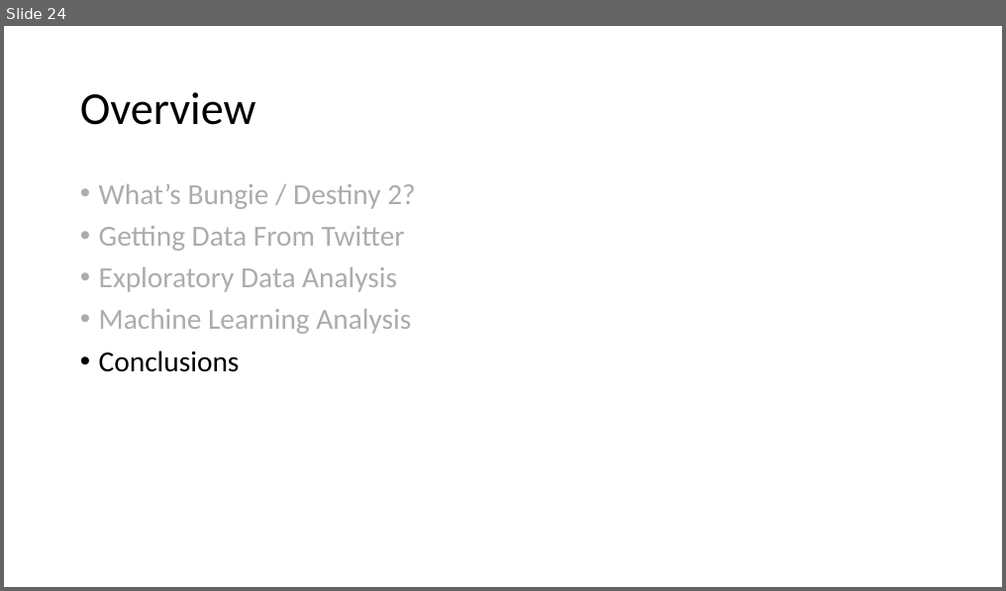
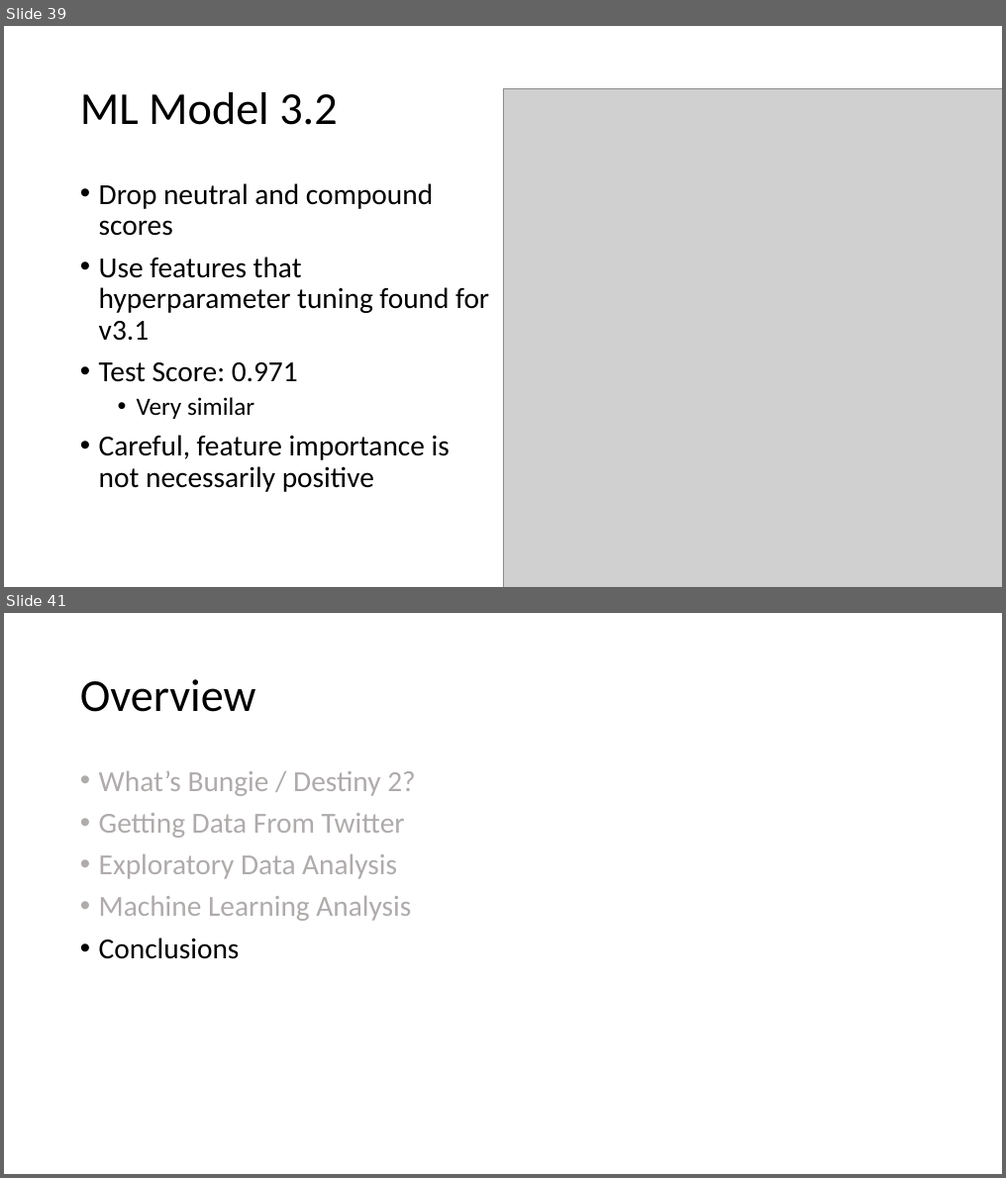
Before and after one commit to salvis2/SpringboardAlvis, a slide deck: capstone_project_2/reports/capstone_project_2_presentation.pptx. Shown one above the other, each under a label of ours: slide 24 before the commit, slides 39 and 41 after it; the slides between them are not shown. The pictures are 1006x591 and 1006x1178 pixels, drawn with LibreOffice and Linux fonts; fonts in the diff are those of the drawing; grey boxes stand for pictures. Boxes give left, top, right and bottom in pixels: in the first picture for what was removed or moved away, otherwise in the second. Text is boxed around its words. In the diff, an @@ line names an element or a change of style, - is before the commit and + after.

```diff
--- a/capstone_project_2/reports/capstone_project_2_presentation.pptx
+++ b/capstone_project_2/reports/capstone_project_2_presentation.pptx
@@ slide 39 added at (x1=4, y1=26, x2=1002, y2=587), background #FFFFFF @@
@@ title added at (x1=80, y1=92, x2=337, y2=125), 44 pt, text #000000 @@
+ML Model 3.2
@@ picture added at (x1=503, y1=88, x2=1002, y2=587) @@
@@ text added at (x1=99, y1=183, x2=489, y2=492), 28 pt, text #000000 @@
+• Drop neutral and compound scores
+• Use features that hyperparameter tuning found for v3.1
+• Test Score: 0.971
+  • Very similar
+• Careful, feature importance is not necessarily positive
@@ what was slide 24 is now slide 41 @@
```
Also in this commit, not shown: 8 slides changed, 18 other slides added, 1 other file.
